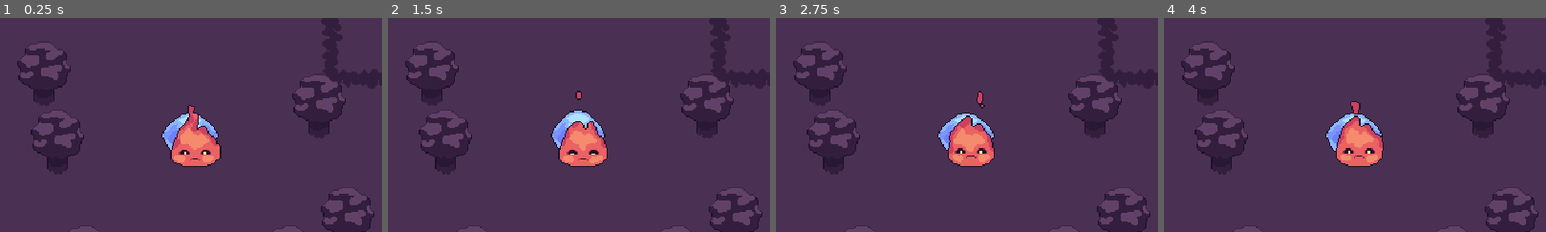
Above: before the commit, frames 1-4 (left to right).
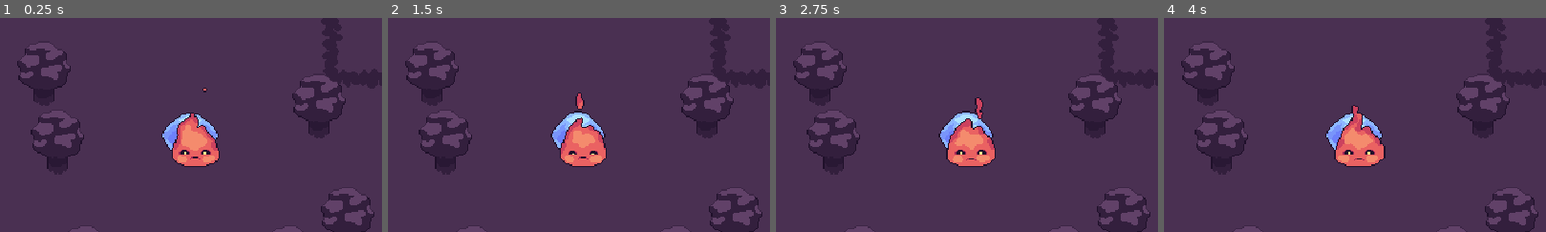
Above: after the commit, the same moments.

Repository: bitbrain/ggj-2022
Game: Godot game, scene res://Game.tscn
Two runs of this game, one before a commit and one after it. Both use one fixed random seed, a clock stepped at 60 frames per second and the inputs below.
Inputs:
- Up to frame 1 (0.25 s): no input
- Up to frame 2 (1.5 s): no input
- Up to frame 3 (2.75 s): no input
- Up to frame 4 (4 s): no input
The pictures show only the part of the screen within x 25-75%, y 21-71%; the shares and areas given below are measured in that part.

The runs differ from the first frame. In frame 1, 0.9% of the frame differs, in the area x 44-58%, y 32-70%; in frame 2, 1.0%; in frame 3, 1.3%, in the area x 42-58%, y 33-70%; in frame 4, 1.0%.

Commit message:
deleted max energy

Diff:
--- a/godot/character/Character.gd
+++ b/godot/character/Character.gd
@@ -29,7 +29,6 @@
 var charging = false
 var health = 100.0 setget _set_health
 var energy = 5
-var max_energy = 10
 var death = false
 
 func _ready():
@@ -68,7 +67,7 @@
 		emit_signal("character_dead")
 
 func set_energy():
-	if self.energy < max_energy:
+	if self.energy < 5:
 		self.energy = self.energy + 1
 		print("Recharging energy... "+str(energy))
 
--- a/godot/character/Character.tscn
+++ b/godot/character/Character.tscn
@@ -117,12 +117,13 @@
 [node name="FrostSprite" type="AnimatedSprite" parent="."]
 material = SubResource( 23 )
 frames = SubResource( 11 )
-frame = 2
+frame = 1
 playing = true
 
 [node name="FireSprite" type="AnimatedSprite" parent="."]
 material = SubResource( 22 )
 frames = SubResource( 21 )
+frame = 8
 playing = true
 
 [node name="Timer" type="Timer" parent="."]
